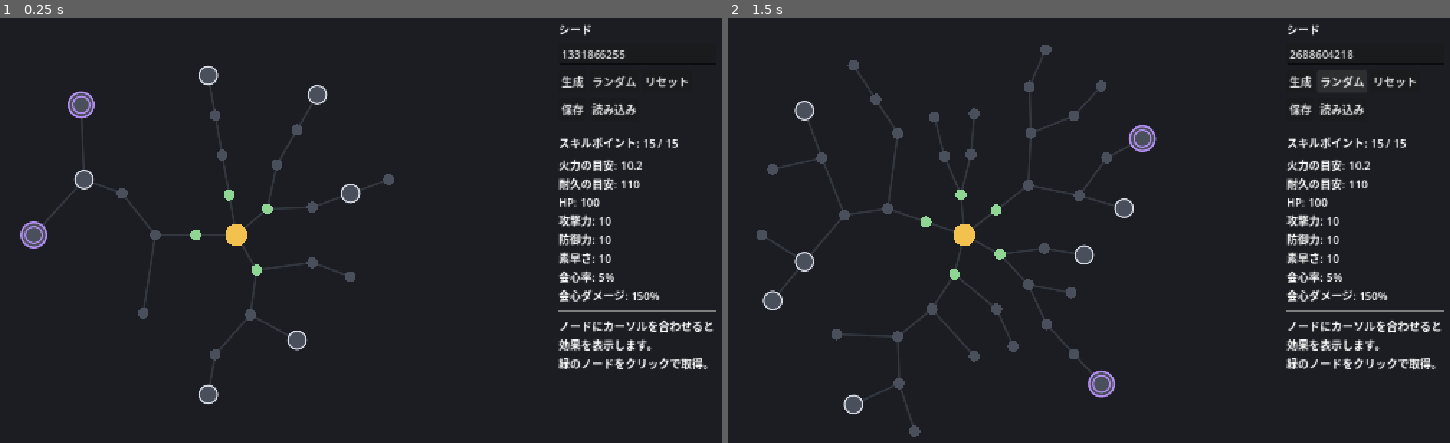
Above: before the commit, frames 1-2 (left to right).
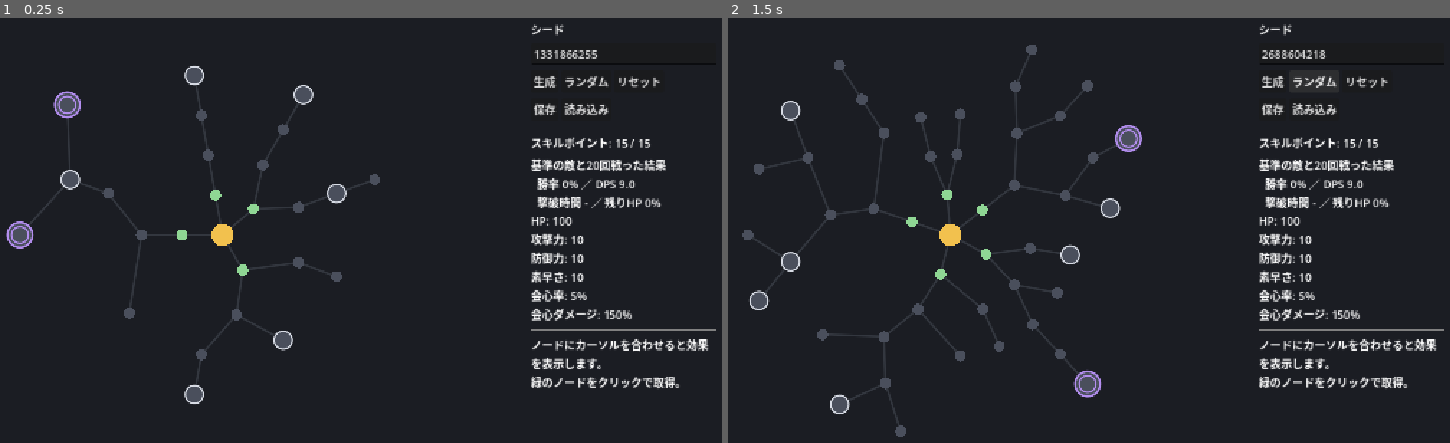
Above: after the commit, the same moments.

Repository: shuhei0916/all-about-skill-tree
Game: Godot game, scene res://main.tscn
The game is run twice, just before and just after one commit, with the same random seed, the same clock (stepped at 60 frames per second) and the same inputs.
Inputs:
- Up to frame 1 (0.25 s): no input
- Up to frame 2 (1.5 s): click "生成" at 0.5 s; click "ランダム" at 1.25 s

The runs differ from the first frame. In frame 1, 8.4% of the frame differs, in the area x 0-100%, y 1-92%; in frame 2, 10%, in the area x 1-100%, y 1-99%.

Commit message:
基準の敵の強さを調整し、戦闘シミュレーションの結果と取得時の変化を画面に表示するようにした
Co-Authored-By: Claude Opus 5.5 <noreply@anthropic.com>

Diff:
--- a/src/battle.gd
+++ b/src/battle.gd
@@ -15,11 +15,12 @@
 ## 状態異常の持続時間（秒）。重ねがけすると持続時間が戻る。
 const STATUS_DURATION := {"blind": 3.0, "poison": 4.0}
 
-## 基準となる敵。何も取得していない状態ではやや負ける強さにしてある。
+## 基準となる敵。何も取得していなければ負け、適当に15ポイント振ると勝ったり負けたり、
+## 考えて振るとほぼ勝てる強さにしてある（2026-10-25 に生成器のシード0〜7で調整）。
 const STANDARD_ENEMY := {
-	"hp": 200.0,
-	"attack": 8.0,
-	"defense": 10.0,
+	"hp": 300.0,
+	"attack": 12.0,
+	"defense": 15.0,
 	"speed": 10.0,
 	"crit_chance": 5.0,
 	"crit_damage": 150.0,
--- a/src/main.gd
+++ b/src/main.gd
@@ -4,10 +4,13 @@
 const SKILL_POINTS := 15
 const TREES_DIR := "user://trees"
 const KIND_LABELS := {"small": "小ノード", "notable": "ノータブル", "keystone": "キーストーン"}
+## 戦闘シミュレーションを何回繰り返して平均をとるか
+const BATTLE_RUNS := 20
 
 var _generator := SkillTreeGenerator.new()
 var _serializer := SkillTreeSerializer.new()
 var _allocation: SkillAllocation
+var _battle_summary := {}
 
 var _view: SkillTreeView
 var _seed_edit: LineEdit
@@ -40,7 +43,7 @@
 	layout.add_child(_view)
 
 	var margin := MarginContainer.new()
-	margin.custom_minimum_size.x = 260
+	margin.custom_minimum_size.x = 300
 	for side in ["left", "right", "top", "bottom"]:
 		margin.add_theme_constant_override("margin_" + side, 16)
 	layout.add_child(margin)
@@ -159,9 +162,11 @@
 	_points_label.text = "スキルポイント: %d / %d" % [_allocation.points, SKILL_POINTS]
 	var stats := _allocation.stats()
 	var base := Stats.calculate([])
+	_battle_summary = Battle.evaluate(_allocation.unlocked_effects(), Battle.STANDARD_ENEMY, BATTLE_RUNS)
 	var lines: Array[String] = [
-		"火力の目安: %.1f" % Stats.offense(stats),
-		"耐久の目安: %.0f" % Stats.defense(stats),
+		"基準の敵と%d回戦った結果" % BATTLE_RUNS,
+		"  勝率 %s ／ DPS %s" % [_format_win_rate(_battle_summary), _format_dps(_battle_summary)],
+		"  撃破時間 %s ／ 残りHP %s" % [_format_win_time(_battle_summary), _format_hp_left(_battle_summary)],
 	]
 	for stat in Stats.NAMES:
 		var diff := roundi(stats[stat]) - roundi(base[stat])
@@ -172,6 +177,22 @@
 
 func _format_stat(stat: String, value: float) -> String:
 	return "%d%%" % roundi(value) if Stats.PERCENT_STATS.has(stat) else str(roundi(value))
+
+
+func _format_win_rate(summary: Dictionary) -> String:
+	return "%d%%" % roundi(summary["win_rate"] * 100.0)
+
+
+func _format_dps(summary: Dictionary) -> String:
+	return "%.1f" % summary["dps"]
+
+
+func _format_win_time(summary: Dictionary) -> String:
+	return "-" if is_inf(summary["avg_win_time"]) else "%.1f秒" % summary["avg_win_time"]
+
+
+func _format_hp_left(summary: Dictionary) -> String:
+	return "%d%%" % roundi(summary["hp_left_ratio"] * 100.0)
 
 
 func _on_node_hovered(node: SkillNode) -> void:
@@ -185,11 +206,11 @@
 	if _allocation.is_unlocked(node.id):
 		lines.append("取得済み")
 	else:
-		# 取得した場合に火力と耐久がどう変わるかを見せ、トレードオフを判断しやすくする
-		var now := _allocation.stats()
-		var after := _allocation.stats_if_unlocked(node.id)
-		lines.append("取得すると 火力 %.1f → %.1f" % [Stats.offense(now), Stats.offense(after)])
-		lines.append("　　　　　 耐久 %.0f → %.0f" % [Stats.defense(now), Stats.defense(after)])
+		# 取得した場合に戦闘結果がどう変わるかを見せ、トレードオフを判断しやすくする
+		var after := Battle.evaluate(_allocation.unlocked_effects() + node.effects, Battle.STANDARD_ENEMY, BATTLE_RUNS)
+		lines.append("取得すると 勝率 %s → %s" % [_format_win_rate(_battle_summary), _format_win_rate(after)])
+		lines.append("  DPS %s → %s ／ 残りHP %s → %s" % [
+			_format_dps(_battle_summary), _format_dps(after), _format_hp_left(_battle_summary), _format_hp_left(after)])
 		if not _allocation.can_unlock(node.id):
 			lines.append("（まだ取得できません）")
 	_hover_label.text = "\n".join(lines)
--- a/src/skill_allocation.gd
+++ b/src/skill_allocation.gd
@@ -37,15 +37,15 @@
 
 ## アンロック済みノードの効果をすべて反映したステータスを返す。
 func stats() -> Dictionary:
-	return Stats.calculate(_unlocked_effects())
+	return Stats.calculate(unlocked_effects())
 
 
 ## 指定したノードも取得した場合のステータスを返す。実際には取得しない。
 func stats_if_unlocked(id: int) -> Dictionary:
-	return Stats.calculate(_unlocked_effects() + tree.get_node(id).effects)
+	return Stats.calculate(unlocked_effects() + tree.get_node(id).effects)
 
 
-func _unlocked_effects() -> Array:
+func unlocked_effects() -> Array:
 	var effects := []
 	for node in unlocked_nodes():
 		effects.append_array(node.effects)
--- a/src/skill_tree_generator.gd
+++ b/src/skill_tree_generator.gd
@@ -58,7 +58,7 @@
 		{"type": "increased", "stat": "speed", "value": [5, 10]}]},
 	"payoffs": [
 		{"name": "闇討ち", "effects": [
-			{"type": "increased", "stat": "crit_chance", "value": [40, 60], "condition": "enemy_blinded"},
+			{"type": "flat", "stat": "crit_chance", "value": [15, 25], "condition": "enemy_blinded"},
 			{"type": "increased", "stat": "crit_damage", "value": [15, 25], "condition": "enemy_blinded"}]},
 		{"name": "見えざる刃", "effects": [
 			{"type": "increased", "stat": "attack", "value": [20, 30], "condition": "enemy_blinded"},
--- a/src/stats.gd
+++ b/src/stats.gd
@@ -54,7 +54,8 @@
 	var text := ""
 	match effect["type"]:
 		"flat":
-			text = "%s +%d" % [label, effect["value"]]
+			var unit := "ポイント" if PERCENT_STATS.has(effect["stat"]) else ""
+			text = "%s +%d%s" % [label, effect["value"], unit]
 		"increased":
 			text = "%s +%d%%" % [label, effect["value"]]
 		"more":
@@ -62,18 +63,6 @@
 	if effect.has("condition"):
 		text = "%s %s" % [CONDITION_LABELS[effect["condition"]], text]
 	return text
-
-
-## 火力の目安。1秒あたりのダメージの期待値に相当する（素早さ10で1回攻撃）。
-static func offense(stats: Dictionary) -> float:
-	var crit_chance := clampf(stats["crit_chance"] / 100.0, 0.0, 1.0)
-	var crit_multiplier: float = 1.0 + crit_chance * (stats["crit_damage"] / 100.0 - 1.0)
-	return stats["attack"] * stats["speed"] / 10.0 * crit_multiplier
-
-
-## 耐久の目安。防御力100で受けるダメージが半分になる想定。
-static func defense(stats: Dictionary) -> float:
-	return stats["hp"] * (1.0 + stats["defense"] / 100.0)
 
 
 ## 効果を集計して最終的なステータスを返す。
--- a/test/unit/test_stats.gd
+++ b/test/unit/test_stats.gd
@@ -71,26 +71,6 @@
 	assert_has(Stats.NAMES, "crit_damage")
 
 
-func test_火力の目安は攻撃力と素早さと会心の期待値から計算する():
-	# 攻撃力20 × 素早さ15/10 × (1 + 会心率40% × (会心ダメージ200% - 100%)) = 20 × 1.5 × 1.4 = 42
-	var stats := {"hp": 100.0, "attack": 20.0, "defense": 0.0, "speed": 15.0, "crit_chance": 40.0, "crit_damage": 200.0}
-
-	assert_almost_eq(Stats.offense(stats), 42.0, 0.001)
-
-
-func test_会心率は100パーセントを超えても100パーセントとして扱う():
-	var stats := {"hp": 100.0, "attack": 10.0, "defense": 0.0, "speed": 10.0, "crit_chance": 150.0, "crit_damage": 200.0}
-
-	assert_almost_eq(Stats.offense(stats), 20.0, 0.001)
-
-
-func test_耐久の目安はHPと防御力から計算する():
-	# HP200 × (1 + 防御力50/100) = 300
-	var stats := {"hp": 200.0, "attack": 10.0, "defense": 50.0, "speed": 10.0, "crit_chance": 0.0, "crit_damage": 150.0}
-
-	assert_almost_eq(Stats.defense(stats), 300.0, 0.001)
-
-
 func test_条件付き効果は状況が条件を満たすときだけ計算に含まれる():
 	var effects := [{"type": "increased", "stat": "attack", "value": 50, "condition": "enemy_blinded"}]
 
@@ -118,3 +98,7 @@
 
 func test_on_hitは発動率と付与する状態異常を表示する():
 	assert_eq(Stats.describe([{"type": "on_hit", "chance": 20, "apply": "poison"}]), "攻撃時 20%で毒を付与")
+
+
+func test_百分率のステータスのflatはポイントで表示する():
+	assert_eq(Stats.describe([{"type": "flat", "stat": "crit_chance", "value": 20}]), "会心率 +20ポイント")
Not shown, changed: todo.md
